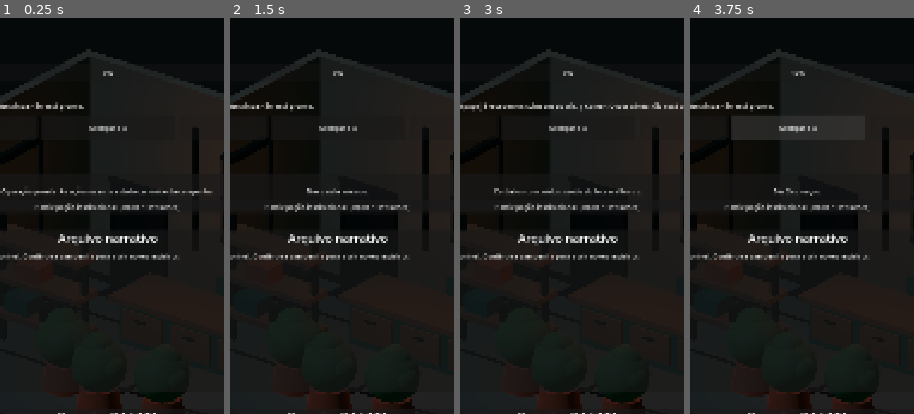
Above: before the commit, frames 1-4 (left to right).
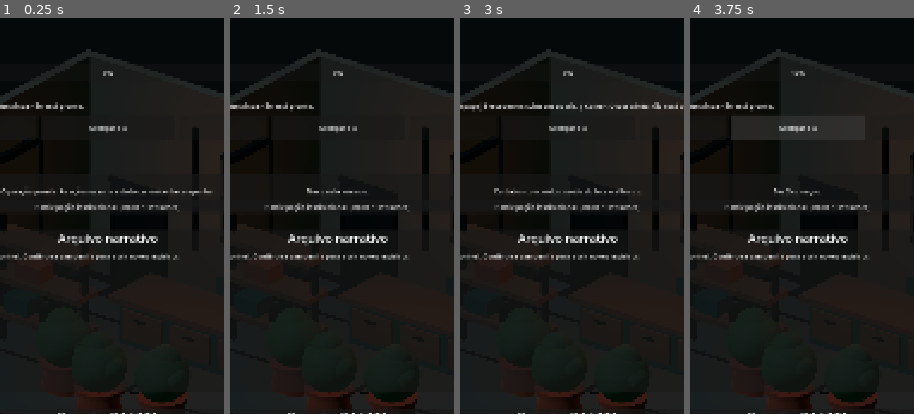
Above: after the commit, the same moments.

Repository: az1nn/growing-rio
Game: Godot game, scene res://scenes/shell/game_shell.tscn
The game is run twice, just before and just after one commit, with the same random seed, the same clock (stepped at 60 frames per second) and the same inputs.
Inputs:
- Up to frame 1 (0.25 s): no input
- Up to frame 2 (1.5 s): click "Reiniciar ciclo" at 0.5 s; click "Reiniciar ciclo" at 1.25 s
- Up to frame 3 (3 s): click "Reiniciar ciclo" at 2 s; click "Cuidar (-R$5)" at 2.75 s
- Up to frame 4 (3.75 s): click "Avançar dia" at 3.5 s
The pictures show only the part of the screen within x 26-76%, y 7-57%; the shares and areas given below are measured in that part.

The runs differ from the first frame. In frame 1, 0.2% of the frame differs, in the area x 43-84%, y 94-98%; in frame 2, 0.2%; in frame 3, 0.2%; in frame 4, 0.2%.

Commit message:
feat(cena): add planter rim rhythm

Diff:
--- a/scenes/visual/operation_diorama.tscn
+++ b/scenes/visual/operation_diorama.tscn
@@ -48,6 +48,13 @@
 top_radius = 0.38
 bottom_radius = 0.48
 height = 0.58
+radial_segments = 12
+rings = 1
+
+[sub_resource type="CylinderMesh" id="Mesh_planter_rim"]
+top_radius = 0.5
+bottom_radius = 0.5
+height = 0.1
 radial_segments = 12
 rings = 1
 
@@ -292,6 +299,11 @@
 material_override = ExtResource("5_terracotta")
 mesh = SubResource("Mesh_planter")
 
+[node name="PlanterRimA" type="MeshInstance3D" parent="Viewport/World"]
+position = Vector3(-0.72, 0.5, 0.58)
+material_override = ExtResource("5_terracotta")
+mesh = SubResource("Mesh_planter_rim")
+
 [node name="CanopyA" type="MeshInstance3D" parent="Viewport/World"]
 position = Vector3(-0.72, 1.0, 0.58)
 material_override = ExtResource("6_foliage")
@@ -327,6 +339,11 @@
 material_override = ExtResource("5_terracotta")
 mesh = SubResource("Mesh_planter")
 
+[node name="PlanterRimB" type="MeshInstance3D" parent="Viewport/World"]
+position = Vector3(0.55, 0.5, 1.12)
+material_override = ExtResource("5_terracotta")
+mesh = SubResource("Mesh_planter_rim")
+
 [node name="CanopyB" type="MeshInstance3D" parent="Viewport/World"]
 position = Vector3(0.55, 1.0, 1.12)
 material_override = ExtResource("6_foliage")
@@ -361,6 +378,11 @@
 position = Vector3(1.82, 0.25, 0.72)
 material_override = ExtResource("5_terracotta")
 mesh = SubResource("Mesh_planter")
+
+[node name="PlanterRimC" type="MeshInstance3D" parent="Viewport/World"]
+position = Vector3(1.82, 0.5, 0.72)
+material_override = ExtResource("5_terracotta")
+mesh = SubResource("Mesh_planter_rim")
 
 [node name="CanopyC" type="MeshInstance3D" parent="Viewport/World"]
 position = Vector3(1.82, 1.0, 0.72)
